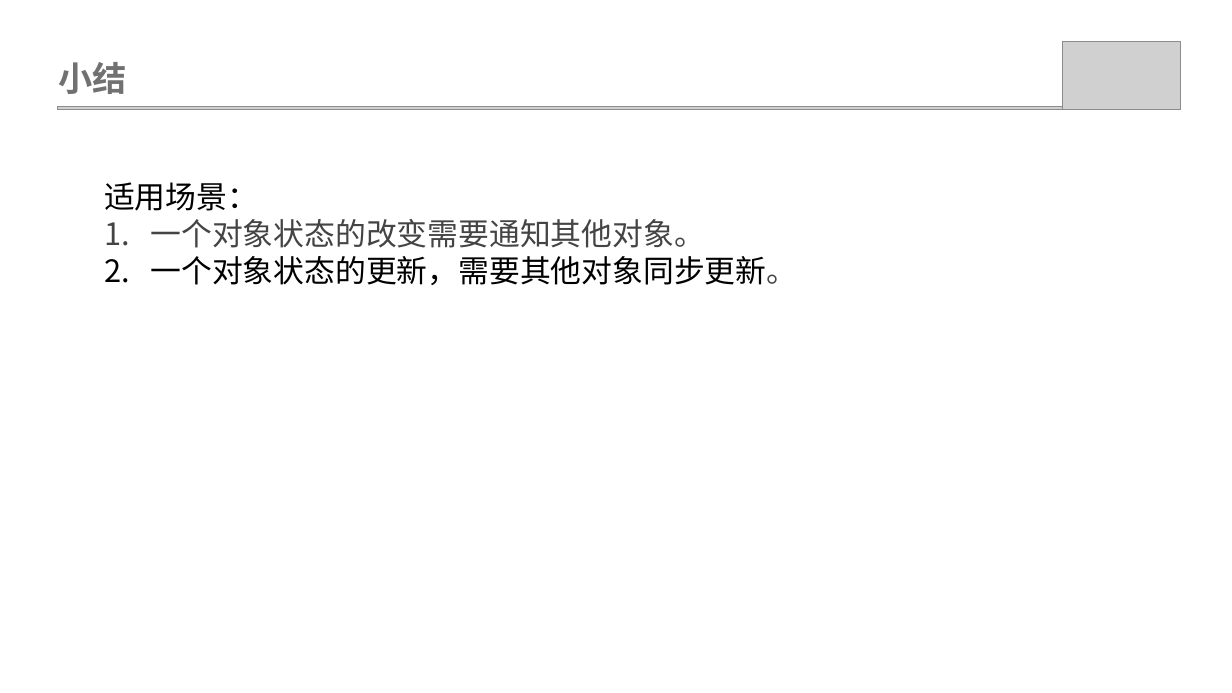
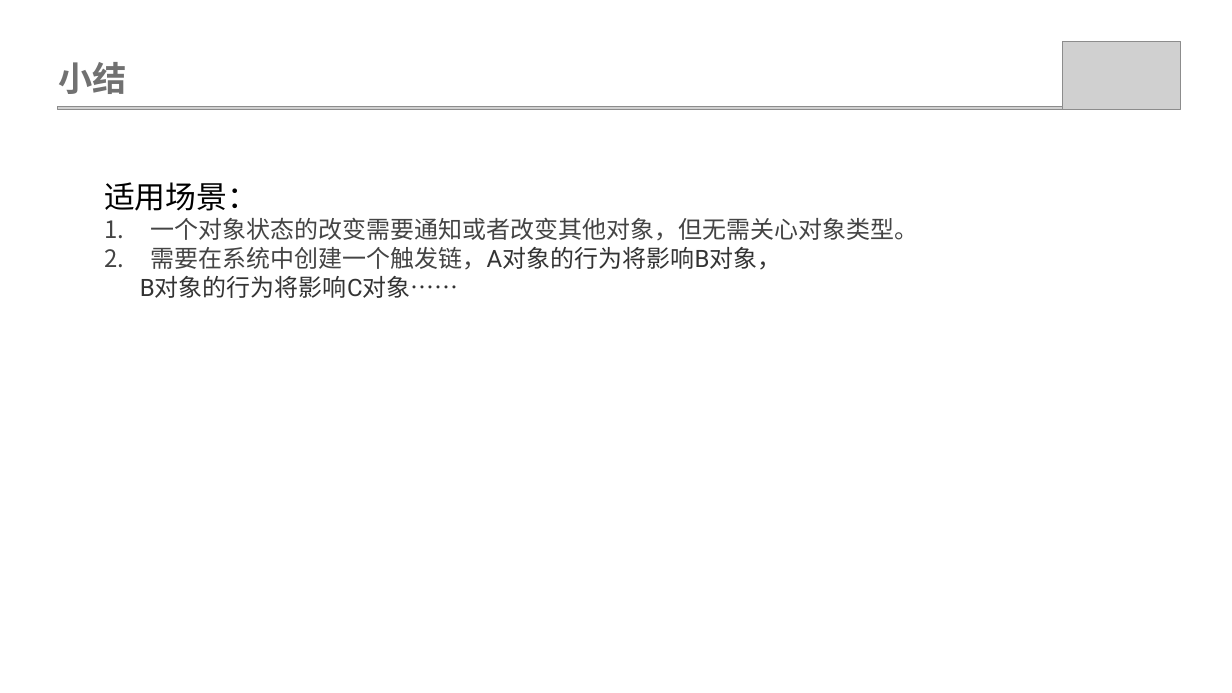
Before and after one commit to weiwangqiang/SharePPT, a slide deck: slide 9 of ObservableMode/观查者模式.pptx (slide 8 before the commit). Drawn at 1232x693 pixels with LibreOffice and Linux fonts; fonts in the diff are those of the drawing; grey boxes stand for pictures. Boxes give left, top, right and bottom in pixels: in the first picture for what was removed or moved away, otherwise in the second. Text is boxed around its words. In the diff, an @@ line names an element or a change of style, - is before the commit and + after.

```diff
--- a/ObservableMode/观查者模式.pptx
+++ b/ObservableMode/观查者模式.pptx
@@ text at [140,217,918,298]: text changed; size 18 to 14 pt; text colour #000000 to #444444 @@
-1. 一个对象状态的改变需要通知其他对象。
-2. 一个对象状态的更新，需要其他对象同步更新。
+1. 一个对象状态的改变需要通知或者改变其他对象，但无需关心对象类型。
+2. 需要在系统中创建一个触发链，A对象的行为将影响B对象，
+B对象的行为将影响C对象……
```
Also in this commit, not shown: 6 other slides changed, 4 slides added, 1 slide removed, 3 other files.
